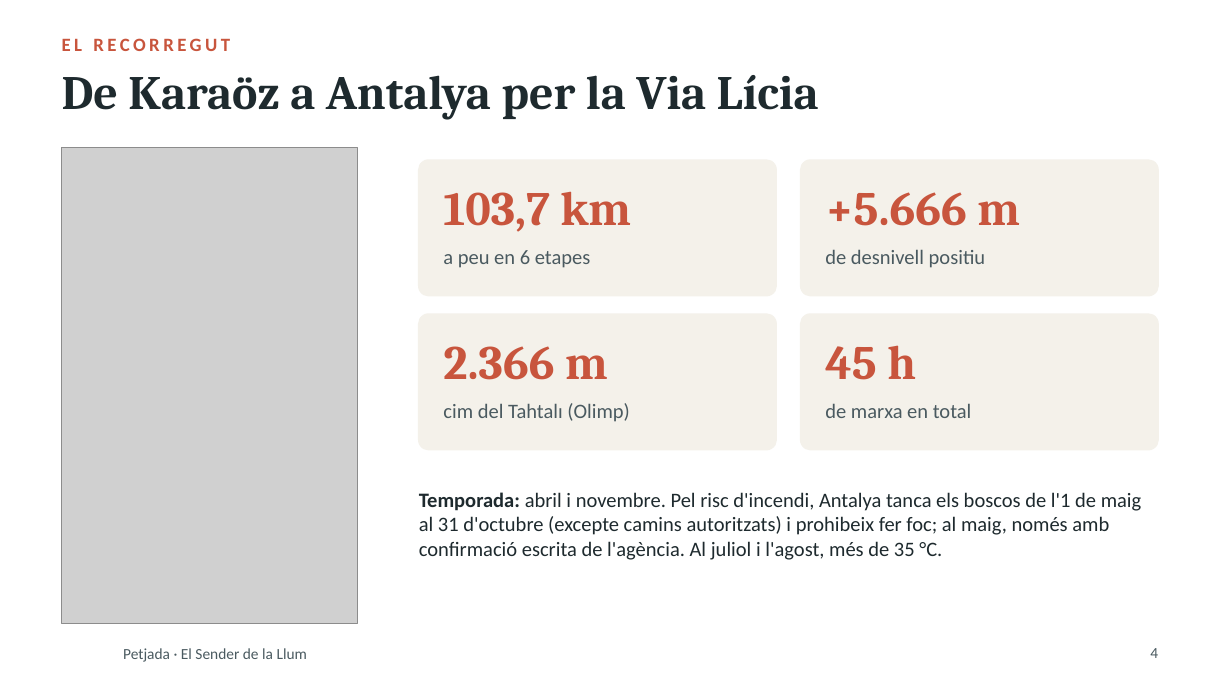
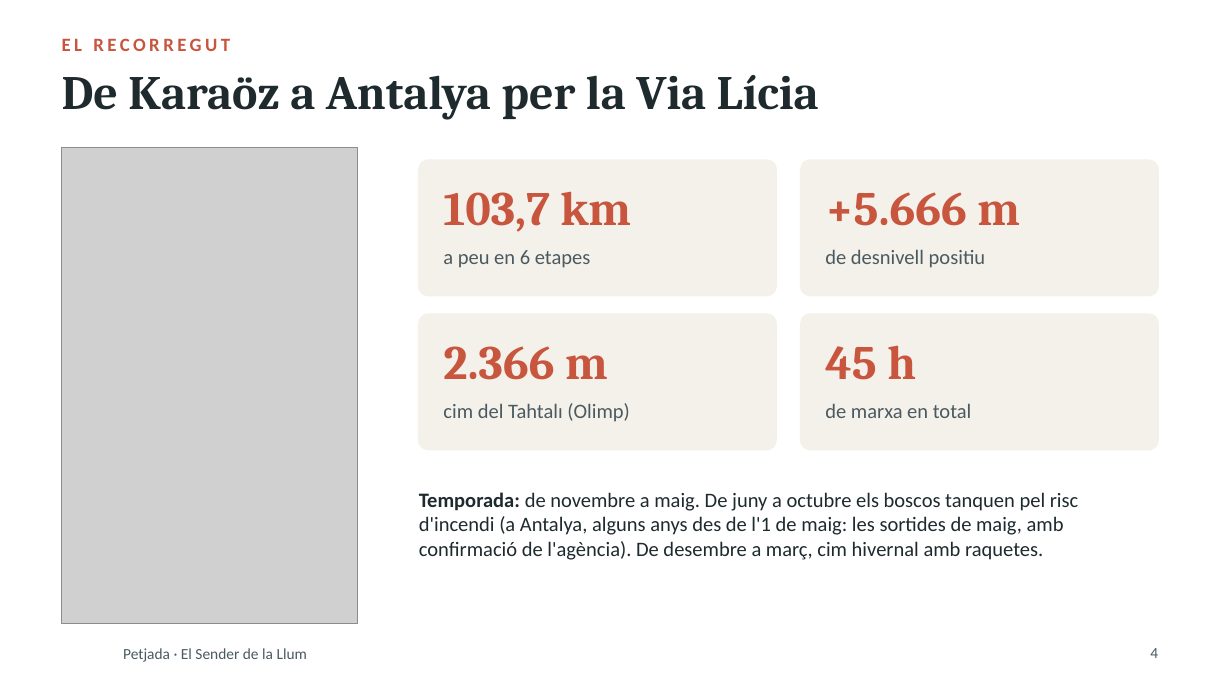
Before and after one commit to stosalca/sender-de-la-llum, a slide deck: slide 4 of Presentacio_2_Petjada.pptx. Drawn at 1232x693 pixels with LibreOffice and Linux fonts; fonts in the diff are those of the drawing; grey boxes stand for pictures; background and template pictures are left out. Boxes give left, top, right and bottom in pixels: in the first picture for what was removed or moved away, otherwise in the second. Text is boxed around its words. In the diff, an @@ line names an element or a change of style, - is before the commit and + after.

```diff
--- a/Presentacio_2_Petjada.pptx
+++ b/Presentacio_2_Petjada.pptx
@@ text at bbox=[419, 492, 1078, 560]: text changed @@
-Temporada: abril i novembre. Pel risc d'incendi, Antalya tanca els boscos de l'1 de maig al 31 d'octubre (excepte camins autoritzats) i prohibeix fer foc; al maig, només amb confirmació escrita de l'agència. Al juliol i l'agost, més de 35 °C.
+Temporada: de novembre a maig. De juny a octubre els boscos tanquen pel risc d'incendi (a Antalya, alguns anys des de l'1 de maig: les sortides de maig, amb confirmació de l'agència). De desembre a març, cim hivernal amb raquetes.
```
Also in this commit, not shown: 8 other slides changed, 9 slides added, 3 slides removed, 10 other files.
